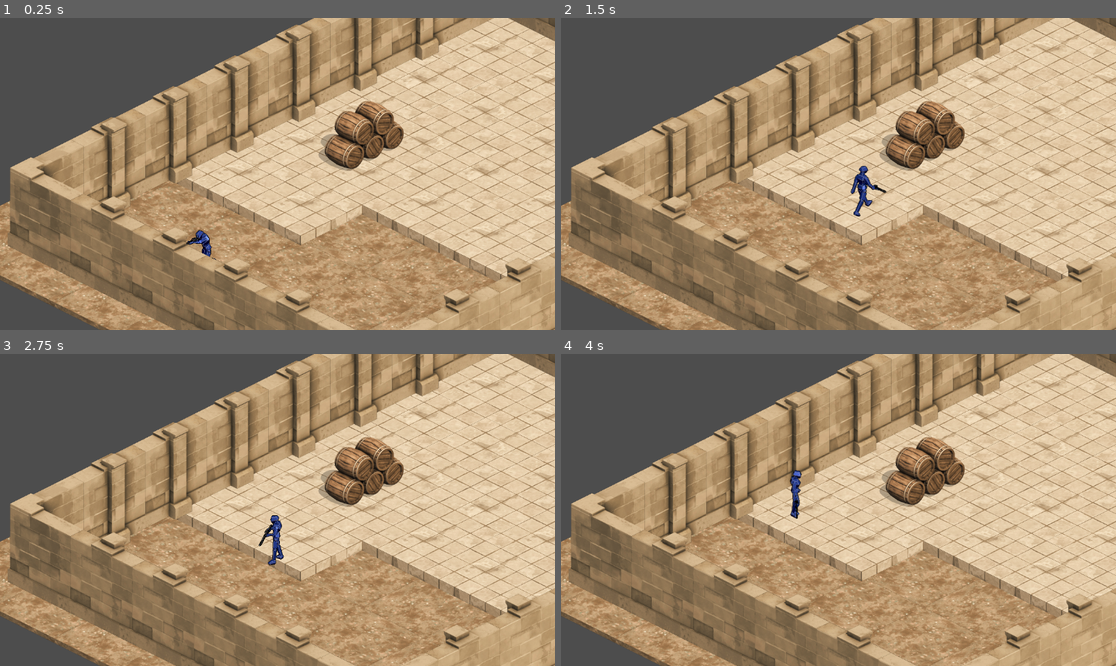
Above: before the commit, frames 1-4 (two rows, left to right).
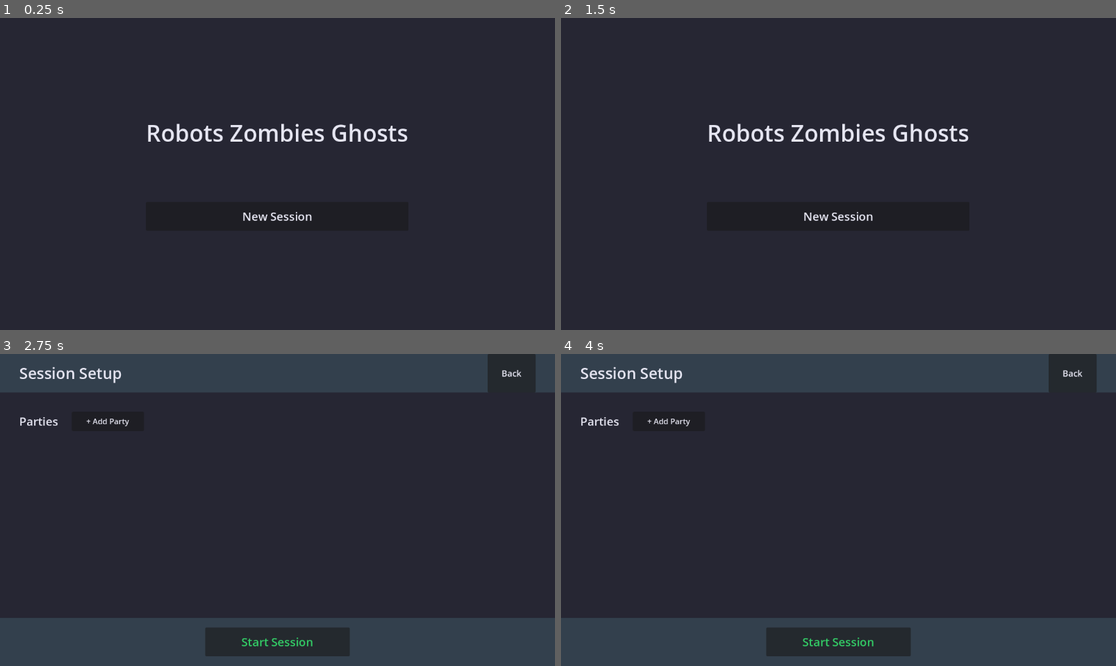
Above: after the commit, the same moments.

Repository: iolmstead23/robots-zombies-ghosts
Game: Godot game, scene res://UI/MainMenu.tscn
The game is run twice, just before and just after one commit, with the same random seed, the same clock (stepped at 60 frames per second) and the same inputs. Before the commit the project starts from res://main.tscn.
Inputs (mouse positions are in pixels of both pictures, inside the frame that each line leads up to):
- Up to frame 1 (0.25 s): no input
- Up to frame 2 (1.5 s): click (838, 217) at 0.5 s, where only the run after the commit has a clickable "New Session"; click (1071, 36) at 1.25 s, where only the run after the commit has a clickable "Back"
- Up to frame 3 (2.75 s): click (277, 553) at 2 s, where only the run after the commit has a clickable "New Session"
- Up to frame 4 (4 s): click (666, 422) at 2.75 s, where only the run after the commit has a clickable "+ Add Party"; click (1060, 453) at 3.5 s, where only the run after the commit has a clickable "Remove"

The runs differ from the first frame. In frame 1, 100% of the frame differs, in the area x 0-100%, y 0-100%; in frame 2, 100%; in frame 3, 100%; in frame 4, 100%.

Commit message:
Dev menu (#1)
* init main menu feature dev branch

* main file fix

* main and session menu

Diff:
--- a/Environment/Terrain/Dirt/dirt.tscn
+++ b/Environment/Terrain/Dirt/dirt.tscn
@@ -395,7 +395,8 @@
 3:1/0 = 0
 
 [sub_resource type="TileSet" id="TileSet_4sr6x"]
-tile_size = Vector2i(128, 64)
+tile_shape = 3
+tile_size = Vector2i(32, 21)
 sources/0 = SubResource("TileSetAtlasSource_yyaqf")
 
 [node name="Dirt" type="TileMapLayer"]
--- /dev/null
+++ b/Scripts/SessionData.gd
@@ -0,0 +1,20 @@
+extends Node
+
+# Session configuration data
+var session_parties = []
+
+func set_session_parties(parties):
+	session_parties = parties.duplicate(true)
+
+func get_session_parties():
+	return session_parties
+
+func get_total_robot_count():
+	var total = 0
+	for party in session_parties:
+		if party.type == "robot":
+			total += party.robot_count
+	return total
+
+func clear_session():
+	session_parties.clear()
--- /dev/null
+++ b/UI/MainMenu.gd
@@ -0,0 +1,4 @@
+extends Control
+
+func _on_new_session_pressed():
+	get_tree().change_scene_to_file("res://UI/SessionSetup.tscn")
--- /dev/null
+++ b/UI/MainMenu.tscn
@@ -0,0 +1,55 @@
+[gd_scene load_steps=2 format=4 uid="uid://bq7xkw8v3y0hm"]
+
+[ext_resource type="Script" path="res://UI/MainMenu.gd" id="1_main_menu"]
+
+[node name="MainMenu" type="Control"]
+layout_mode = 3
+anchors_preset = 15
+anchor_right = 1.0
+anchor_bottom = 1.0
+grow_horizontal = 2
+grow_vertical = 2
+script = ExtResource("1_main_menu")
+
+[node name="ColorRect" type="ColorRect" parent="."]
+layout_mode = 1
+anchors_preset = 15
+anchor_right = 1.0
+anchor_bottom = 1.0
+grow_horizontal = 2
+grow_vertical = 2
+color = Color(0.15, 0.15, 0.2, 1)
+
+[node name="CenterContainer" type="CenterContainer" parent="."]
+layout_mode = 1
+anchors_preset = 15
+anchor_right = 1.0
+anchor_bottom = 1.0
+grow_horizontal = 2
+grow_vertical = 2
+
+[node name="VBoxContainer" type="VBoxContainer" parent="CenterContainer"]
+layout_mode = 2
+theme_override_constants/separation = 30
+
+[node name="Title" type="Label" parent="CenterContainer/VBoxContainer"]
+layout_mode = 2
+theme_override_colors/font_color = Color(0.9, 0.9, 0.95, 1)
+theme_override_font_sizes/font_size = 48
+text = "Robots Zombies Ghosts"
+horizontal_alignment = 1
+
+[node name="Spacer" type="Control" parent="CenterContainer/VBoxContainer"]
+custom_minimum_size = Vector2(0, 50)
+layout_mode = 2
+
+[node name="NewSessionButton" type="Button" parent="CenterContainer/VBoxContainer"]
+custom_minimum_size = Vector2(300, 60)
+layout_mode = 2
+theme_override_colors/font_color = Color(0.9, 0.9, 0.95, 1)
+theme_override_colors/font_hover_color = Color(1, 1, 1, 1)
+theme_override_colors/font_pressed_color = Color(0.7, 0.7, 0.8, 1)
+theme_override_font_sizes/font_size = 24
+text = "New Session"
+
+[connection signal="pressed" from="CenterContainer/VBoxContainer/NewSessionButton" to="." method="_on_new_session_pressed"]
--- /dev/null
+++ b/UI/PartyItem.gd
@@ -0,0 +1,25 @@
+extends PanelContainer
+
+signal party_updated(party_id, field, value)
+signal party_removed(party_id)
+
+var party_data = {}
+
+@onready var party_name_label = $MarginContainer/VBoxContainer/HeaderRow/PartyNameLabel
+@onready var robot_count_spinbox = $MarginContainer/VBoxContainer/ConfigRow/RobotCountSpinBox
+
+func set_party_data(data):
+	party_data = data
+	_update_ui()
+
+func _update_ui():
+	if party_name_label:
+		party_name_label.text = party_data.get("name", "Robot Party")
+	if robot_count_spinbox:
+		robot_count_spinbox.value = party_data.get("robot_count", 1)
+
+func _on_robot_count_changed(value):
+	party_updated.emit(party_data.id, "robot_count", int(value))
+
+func _on_remove_pressed():
+	party_removed.emit(party_data.id)
--- /dev/null
+++ b/UI/PartyItem.tscn
@@ -0,0 +1,63 @@
+[gd_scene load_steps=2 format=4 uid="uid://cj3p8x1dqh0e7"]
+
+[ext_resource type="Script" path="res://UI/PartyItem.gd" id="1_party_item"]
+
+[node name="PartyItem" type="PanelContainer"]
+custom_minimum_size = Vector2(0, 120)
+offset_right = 40.0
+offset_bottom = 40.0
+script = ExtResource("1_party_item")
+
+[node name="Background" type="ColorRect" parent="."]
+layout_mode = 2
+color = Color(0.25, 0.3, 0.35, 1)
+
+[node name="MarginContainer" type="MarginContainer" parent="."]
+layout_mode = 2
+theme_override_constants/margin_left = 20
+theme_override_constants/margin_top = 15
+theme_override_constants/margin_right = 20
+theme_override_constants/margin_bottom = 15
+
+[node name="VBoxContainer" type="VBoxContainer" parent="MarginContainer"]
+layout_mode = 2
+theme_override_constants/separation = 10
+
+[node name="HeaderRow" type="HBoxContainer" parent="MarginContainer/VBoxContainer"]
+layout_mode = 2
+theme_override_constants/separation = 15
+
+[node name="PartyNameLabel" type="Label" parent="MarginContainer/VBoxContainer/HeaderRow"]
+layout_mode = 2
+size_flags_horizontal = 3
+theme_override_colors/font_color = Color(0.9, 0.9, 0.95, 1)
+theme_override_font_sizes/font_size = 20
+text = "Robot Party 1"
+
+[node name="RemoveButton" type="Button" parent="MarginContainer/VBoxContainer/HeaderRow"]
+custom_minimum_size = Vector2(100, 35)
+layout_mode = 2
+theme_override_colors/font_color = Color(0.9, 0.3, 0.3, 1)
+theme_override_font_sizes/font_size = 16
+text = "Remove"
+
+[node name="ConfigRow" type="HBoxContainer" parent="MarginContainer/VBoxContainer"]
+layout_mode = 2
+theme_override_constants/separation = 20
+
+[node name="RobotCountLabel" type="Label" parent="MarginContainer/VBoxContainer/ConfigRow"]
+layout_mode = 2
+theme_override_colors/font_color = Color(0.9, 0.9, 0.95, 1)
+theme_override_font_sizes/font_size = 16
+text = "Robot Count:"
+vertical_alignment = 1
+
+[node name="RobotCountSpinBox" type="SpinBox" parent="MarginContainer/VBoxContainer/ConfigRow"]
+custom_minimum_size = Vector2(120, 35)
+layout_mode = 2
+min_value = 1.0
+max_value = 100.0
+value = 1.0
+
+[connection signal="pressed" from="MarginContainer/VBoxContainer/HeaderRow/RemoveButton" to="." method="_on_remove_pressed"]
+[connection signal="value_changed" from="MarginContainer/VBoxContainer/ConfigRow/RobotCountSpinBox" to="." method="_on_robot_count_changed"]
--- /dev/null
+++ b/UI/SessionSetup.gd
@@ -0,0 +1,61 @@
+extends Control
+
+# Preload the PartyItem scene
+const PartyItem = preload("res://UI/PartyItem.tscn")
+
+# Session data
+var parties = []
+var party_id_counter = 0
+
+@onready var parties_list = $VBoxContainer/ContentArea/MainContent/PartiesSection/PartiesScrollContainer/PartiesList
+
+func _ready():
+	pass
+
+func _on_back_pressed():
+	get_tree().change_scene_to_file("res://UI/MainMenu.tscn")
+
+func _on_add_party_pressed():
+	# Create a new party with default values
+	var party_data = {
+		"id": party_id_counter,
+		"name": "Robot Party " + str(party_id_counter + 1),
+		"type": "robot",
+		"robot_count": 1
+	}
+	party_id_counter += 1
+	parties.append(party_data)
+
+	# Create and add the party UI item
+	var party_item = PartyItem.instantiate()
+	party_item.set_party_data(party_data)
+	party_item.party_updated.connect(_on_party_updated)
+	party_item.party_removed.connect(_on_party_removed)
+	parties_list.add_child(party_item)
+
+func _on_party_updated(party_id, field, value):
+	# Update the party data when values change
+	for party in parties:
+		if party.id == party_id:
+			party[field] = value
+			break
+
+func _on_party_removed(party_id):
+	# Remove party from data
+	for i in range(parties.size()):
+		if parties[i].id == party_id:
+			parties.remove_at(i)
+			break
+
+	# Remove party from UI
+	for child in parties_list.get_children():
+		if child.party_data.id == party_id:
+			child.queue_free()
+			break
+
+func _on_start_session_pressed():
+	# Store session data in an autoload singleton (we'll create this)
+	SessionData.set_session_parties(parties)
+
+	# Start the game
+	get_tree().change_scene_to_file("res://main.tscn")
--- /dev/null
+++ b/UI/SessionSetup.tscn
@@ -0,0 +1,138 @@
+[gd_scene load_steps=3 format=4 uid="uid://cyn0h7q3r8mwh"]
+
+[ext_resource type="Script" path="res://UI/SessionSetup.gd" id="1_session_setup"]
+[ext_resource type="PackedScene" uid="uid://cj3p8x1dqh0e7" path="res://UI/PartyItem.tscn" id="2_party_item"]
+
+[node name="SessionSetup" type="Control"]
+layout_mode = 3
+anchors_preset = 15
+anchor_right = 1.0
+anchor_bottom = 1.0
+grow_horizontal = 2
+grow_vertical = 2
+script = ExtResource("1_session_setup")
+
+[node name="ColorRect" type="ColorRect" parent="."]
+layout_mode = 1
+anchors_preset = 15
+anchor_right = 1.0
+anchor_bottom = 1.0
+grow_horizontal = 2
+grow_vertical = 2
+color = Color(0.15, 0.15, 0.2, 1)
+
+[node name="VBoxContainer" type="VBoxContainer" parent="."]
+layout_mode = 1
+anchors_preset = 15
+anchor_right = 1.0
+anchor_bottom = 1.0
+grow_horizontal = 2
+grow_vertical = 2
+theme_override_constants/separation = 0
+
+[node name="TopMenu" type="PanelContainer" parent="VBoxContainer"]
+custom_minimum_size = Vector2(0, 80)
+layout_mode = 2
+
+[node name="TopMenuBg" type="ColorRect" parent="VBoxContainer/TopMenu"]
+layout_mode = 2
+color = Color(0.2, 0.25, 0.3, 1)
+
+[node name="HBoxContainer" type="HBoxContainer" parent="VBoxContainer/TopMenu"]
+layout_mode = 2
+theme_override_constants/separation = 20
+
+[node name="MarginLeft" type="Control" parent="VBoxContainer/TopMenu/HBoxContainer"]
+custom_minimum_size = Vector2(20, 0)
+layout_mode = 2
+
+[node name="Title" type="Label" parent="VBoxContainer/TopMenu/HBoxContainer"]
+layout_mode = 2
+theme_override_colors/font_color = Color(0.9, 0.9, 0.95, 1)
+theme_override_font_sizes/font_size = 32
+text = "Session Setup"
+vertical_alignment = 1
+
+[node name="Spacer" type="Control" parent="VBoxContainer/TopMenu/HBoxContainer"]
+layout_mode = 2
+size_flags_horizontal = 3
+
+[node name="BackButton" type="Button" parent="VBoxContainer/TopMenu/HBoxContainer"]
+custom_minimum_size = Vector2(100, 50)
+layout_mode = 2
+theme_override_colors/font_color = Color(0.9, 0.9, 0.95, 1)
+theme_override_font_sizes/font_size = 18
+text = "Back"
+
+[node name="MarginRight" type="Control" parent="VBoxContainer/TopMenu/HBoxContainer"]
+custom_minimum_size = Vector2(20, 0)
+layout_mode = 2
+
+[node name="ContentArea" type="MarginContainer" parent="VBoxContainer"]
+layout_mode = 2
+size_flags_vertical = 3
+theme_override_constants/margin_left = 40
+theme_override_constants/margin_top = 40
+theme_override_constants/margin_right = 40
+theme_override_constants/margin_bottom = 40
+
+[node name="MainContent" type="VBoxContainer" parent="VBoxContainer/ContentArea"]
+layout_mode = 2
+theme_override_constants/separation = 20
+
+[node name="PartiesSection" type="VBoxContainer" parent="VBoxContainer/ContentArea/MainContent"]
+layout_mode = 2
+size_flags_vertical = 3
+theme_override_constants/separation = 15
+
+[node name="PartiesHeader" type="HBoxContainer" parent="VBoxContainer/ContentArea/MainContent/PartiesSection"]
+layout_mode = 2
+
+[node name="PartiesLabel" type="Label" parent="VBoxContainer/ContentArea/MainContent/PartiesSection/PartiesHeader"]
+layout_mode = 2
+theme_override_colors/font_color = Color(0.9, 0.9, 0.95, 1)
+theme_override_font_sizes/font_size = 24
+text = "Parties"
+
+[node name="Spacer" type="Control" parent="VBoxContainer/ContentArea/MainContent/PartiesSection/PartiesHeader"]
+custom_minimum_size = Vector2(20, 0)
+layout_mode = 2
+
+[node name="AddPartyButton" type="Button" parent="VBoxContainer/ContentArea/MainContent/PartiesSection/PartiesHeader"]
+custom_minimum_size = Vector2(150, 40)
+layout_mode = 2
+theme_override_colors/font_color = Color(0.9, 0.9, 0.95, 1)
+theme_override_font_sizes/font_size = 16
+text = "+ Add Party"
+
+[node name="PartiesScrollContainer" type="ScrollContainer" parent="VBoxContainer/ContentArea/MainContent/PartiesSection"]
+layout_mode = 2
+size_flags_vertical = 3
+
+[node name="PartiesList" type="VBoxContainer" parent="VBoxContainer/ContentArea/MainContent/PartiesSection/PartiesScrollContainer"]
+layout_mode = 2
+size_flags_horizontal = 3
+theme_override_constants/separation = 10
+
+[node name="BottomBar" type="PanelContainer" parent="VBoxContainer"]
+custom_minimum_size = Vector2(0, 100)
+layout_mode = 2
+
+[node name="BottomBarBg" type="ColorRect" parent="VBoxContainer/BottomBar"]
+layout_mode = 2
+color = Color(0.2, 0.25, 0.3, 1)
+
+[node name="CenterContainer" type="CenterContainer" parent="VBoxContainer/BottomBar"]
+layout_mode = 2
+
+[node name="StartSessionButton" type="Button" parent="VBoxContainer/BottomBar/CenterContainer"]
+custom_minimum_size = Vector2(300, 60)
+layout_mode = 2
+theme_override_colors/font_color = Color(0.2, 0.8, 0.4, 1)
+theme_override_colors/font_hover_color = Color(0.3, 1, 0.5, 1)
+theme_override_font_sizes/font_size = 24
+text = "Start Session"
+
+[connection signal="pressed" from="VBoxContainer/TopMenu/HBoxContainer/BackButton" to="." method="_on_back_pressed"]
+[connection signal="pressed" from="VBoxContainer/ContentArea/MainContent/PartiesSection/PartiesHeader/AddPartyButton" to="." method="_on_add_party_pressed"]
+[connection signal="pressed" from="VBoxContainer/BottomBar/CenterContainer/StartSessionButton" to="." method="_on_start_session_pressed"]
--- a/project.godot
+++ b/project.godot
@@ -10,57 +10,11 @@
 
 [application]
 
-config/name="Shooter 2D Sandbox"
-run/main_scene="uid://c0ainp474es8e"
+config/name="robots-zombies-ghosts"
+run/main_scene="res://UI/MainMenu.tscn"
 config/features=PackedStringArray("4.5", "Forward Plus")
 config/icon="res://icon.svg"
 
-[input]
+[autoload]
 
-ui_left={
-"deadzone": 0.5,
-"events": [Object(InputEventKey,"resource_local_to_scene":false,"resource_name":"","device":0,"window_id":0,"alt_pressed":false,"shift_pressed":false,"ctrl_pressed":false,"meta_pressed":false,"pressed":false,"keycode":4194319,"physical_keycode":0,"key_label":0,"unicode":0,"location":0,"echo":false,"script":null)
-, Object(InputEventJoypadButton,"resource_local_to_scene":false,"resource_name":"","device":0,"button_index":13,"pressure":0.0,"pressed":false,"script":null)
-, Object(InputEventJoypadMotion,"resource_local_to_scene":false,"resource_name":"","device":0,"axis":0,"axis_value":-1.0,"script":null)
-, Object(InputEventKey,"resource_local_to_scene":false,"resource_name":"","device":0,"window_id":0,"alt_pressed":false,"shift_pressed":false,"ctrl_pressed":false,"meta_pressed":false,"pressed":false,"keycode":0,"physical_keycode":65,"key_label":0,"unicode":0,"location":0,"echo":false,"script":null)
-]
-}
-ui_right={
-"deadzone": 0.5,
-"events": [Object(InputEventKey,"resource_local_to_scene":false,"resource_name":"","device":0,"window_id":0,"alt_pressed":false,"shift_pressed":false,"ctrl_pressed":false,"meta_pressed":false,"pressed":false,"keycode":4194321,"physical_keycode":0,"key_label":0,"unicode":0,"location":0,"echo":false,"script":null)
-, Object(InputEventJoypadButton,"resource_local_to_scene":false,"resource_name":"","device":0,"button_index":14,"pressure":0.0,"pressed":false,"script":null)
-, Object(InputEventJoypadMotion,"resource_local_to_scene":false,"resource_name":"","device":0,"axis":0,"axis_value":1.0,"script":null)
-, Object(InputEventKey,"resource_local_to_scene":false,"resource_name":"","device":0,"window_id":0,"alt_pressed":false,"shift_pressed":false,"ctrl_pressed":false,"meta_pressed":false,"pressed":false,"keycode":0,"physical_keycode":68,"key_label":0,"unicode":0,"location":0,"echo":false,"script":null)
-]
-}
-ui_up={
-"deadzone": 0.5,
-"events": [Object(InputEventKey,"resource_local_to_scene":false,"resource_name":"","device":0,"window_id":0,"alt_pressed":false,"shift_pressed":false,"ctrl_pressed":false,"meta_pressed":false,"pressed":false,"keycode":4194320,"physical_keycode":0,"key_label":0,"unicode":0,"location":0,"echo":false,"script":null)
-, Object(InputEventJoypadButton,"resource_local_to_scene":false,"resource_name":"","device":0,"button_index":11,"pressure":0.0,"pressed":false,"script":null)
-, Object(InputEventJoypadMotion,"resource_local_to_scene":false,"resource_name":"","device":0,"axis":1,"axis_value":-1.0,"script":null)
-, Object(InputEventKey,"resource_local_to_scene":false,"resource_name":"","device":0,"window_id":0,"alt_pressed":false,"shift_pressed":false,"ctrl_pressed":false,"meta_pressed":false,"pressed":false,"keycode":0,"physical_keycode":87,"key_label":0,"unicode":0,"location":0,"echo":false,"script":null)
-]
-}
-ui_down={
-"deadzone": 0.5,
-"events": [Object(InputEventKey,"resource_local_to_scene":false,"resource_name":"","device":0,"window_id":0,"alt_pressed":false,"shift_pressed":false,"ctrl_pressed":false,"meta_pressed":false,"pressed":false,"keycode":4194322,"physical_keycode":0,"key_label":0,"unicode":0,"location":0,"echo":false,"script":null)
-, Object(InputEventJoypadButton,"resource_local_to_scene":false,"resource_name":"","device":0,"button_index":12,"pressure":0.0,"pressed":false,"script":null)
-, Object(InputEventJoypadMotion,"resource_local_to_scene":false,"resource_name":"","device":0,"axis":1,"axis_value":1.0,"script":null)
-, Object(InputEventKey,"resource_local_to_scene":false,"resource_name":"","device":0,"window_id":0,"alt_pressed":false,"shift_pressed":false,"ctrl_pressed":false,"meta_pressed":false,"pressed":false,"keycode":0,"physical_keycode":83,"key_label":0,"unicode":0,"location":0,"echo":false,"script":null)
-]
-}
-ui_run={
-"deadzone": 0.2,
-"events": [Object(InputEventKey,"resource_local_to_scene":false,"resource_name":"","device":-1,"window_id":0,"alt_pressed":false,"shift_pressed":false,"ctrl_pressed":false,"meta_pressed":false,"pressed":false,"keycode":0,"physical_keycode":4194325,"key_label":0,"unicode":0,"location":0,"echo":false,"script":null)
-]
-}
-ui_fire={
-"deadzone": 0.2,
-"events": [Object(InputEventMouseButton,"resource_local_to_scene":false,"resource_name":"","device":-1,"window_id":0,"alt_pressed":false,"shift_pressed":false,"ctrl_pressed":false,"meta_pressed":false,"button_mask":1,"position":Vector2(239, 16),"global_position":Vector2(248, 64),"factor":1.0,"button_index":1,"canceled":false,"pressed":true,"double_click":false,"script":null)
-]
-}
-ui_aim={
-"deadzone": 0.2,
-"events": [Object(InputEventMouseButton,"resource_local_to_scene":false,"resource_name":"","device":-1,"window_id":0,"alt_pressed":false,"shift_pressed":false,"ctrl_pressed":false,"meta_pressed":false,"button_mask":2,"position":Vector2(312, 26),"global_position":Vector2(321, 74),"factor":1.0,"button_index":2,"canceled":false,"pressed":true,"double_click":false,"script":null)
-]
-}
+SessionData="*res://Scripts/SessionData.gd"
Not shown, changed: Robot/Scripts/AnimationController.gd.uid
Not shown, changed: Robot/Scripts/BaseInputHandler.gd.uid
Not shown, changed: Robot/Scripts/CombatComponent.gd.uid
Not shown, changed: Robot/Scripts/DirectionHelper.gd.uid
Not shown, changed: Robot/Scripts/JumpComponent.gd.uid
Not shown, changed: Robot/Scripts/MovementComponent.gd.uid
Not shown, changed: Robot/Scripts/PlayerController.gd.uid
Not shown, changed: Robot/Scripts/StateManager.gd.uid
Not shown, added: Scripts/SessionData.gd.uid
Not shown, added: UI/MainMenu.gd.uid
Not shown, added: UI/PartyItem.gd.uid
Not shown, added: UI/SessionSetup.gd.uid
(and 3 more such lines)
